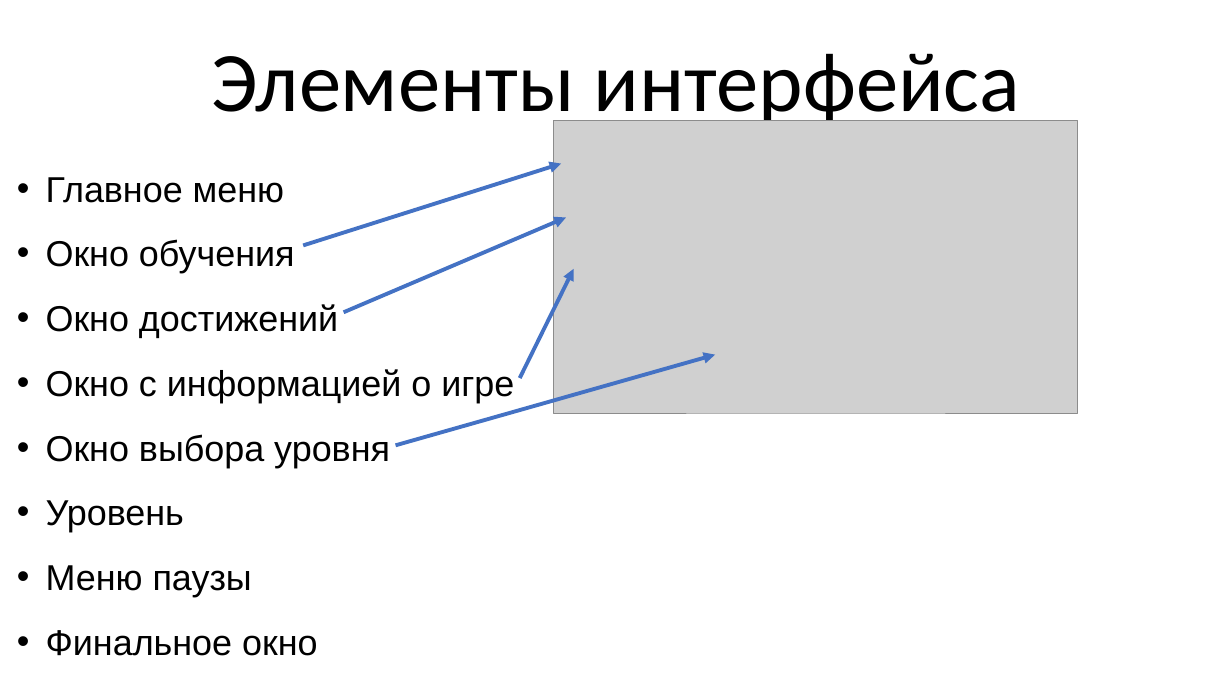
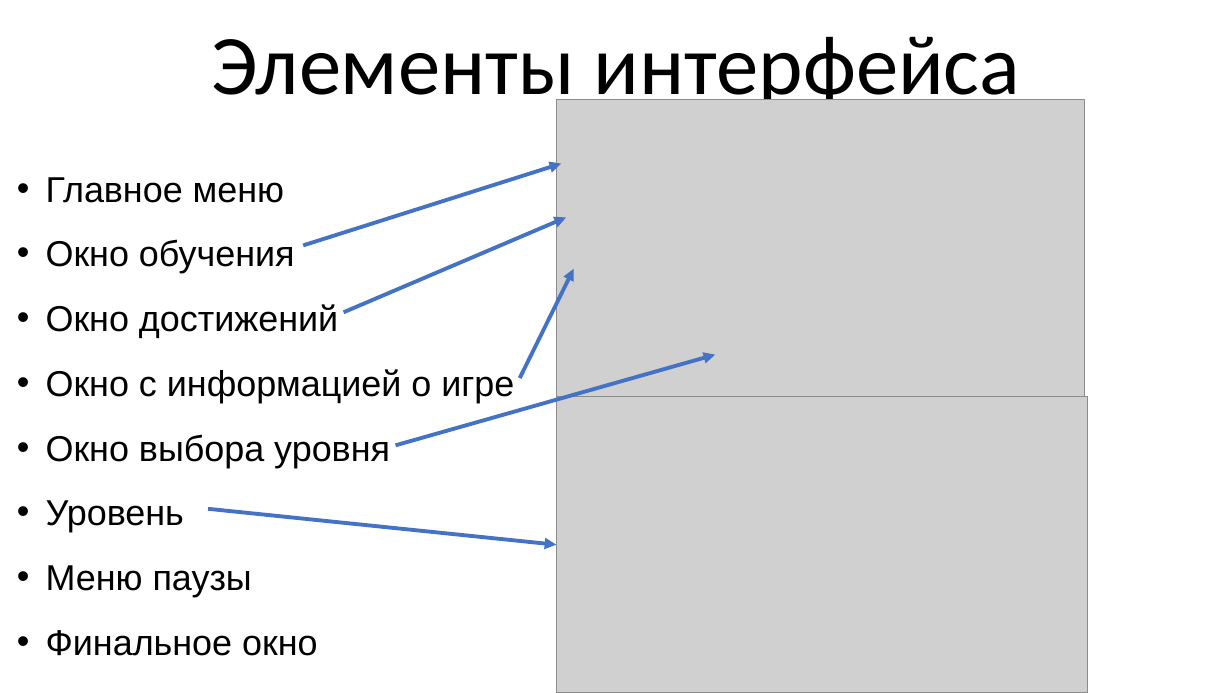
Before and after one commit to LenaSup/PyGame_project, a slide deck: slide 4 of Презентация.pptx. Drawn at 1232x693 pixels with LibreOffice and Linux fonts; fonts in the diff are those of the drawing; grey boxes stand for pictures; background and template pictures are left out. Boxes give left, top, right and bottom in pixels: in the first picture for what was removed or moved away, otherwise in the second. Text is boxed around its words. In the diff, an @@ line names an element or a change of style, - is before the commit and + after.

```diff
--- a/Презентация.pptx
+++ b/Презентация.pptx
@@ text "Элементы интерфейса": place and size @@
-text "Элементы интерфейса" at (211, 53, 1020, 131)
+text "Элементы интерфейса" at (211, 36, 1020, 114)
@@ picture: place and size @@
-picture at (555, 120, 1079, 413)
+picture at (556, 100, 1085, 396)
@@ picture added at (556, 396, 1088, 693) @@
@@ arrow added from (208, 509) to (556, 544), #4472C4 3 pt @@
```
Also in this commit, not shown: 2 other slides changed, 3 slides added, 19 other files.
